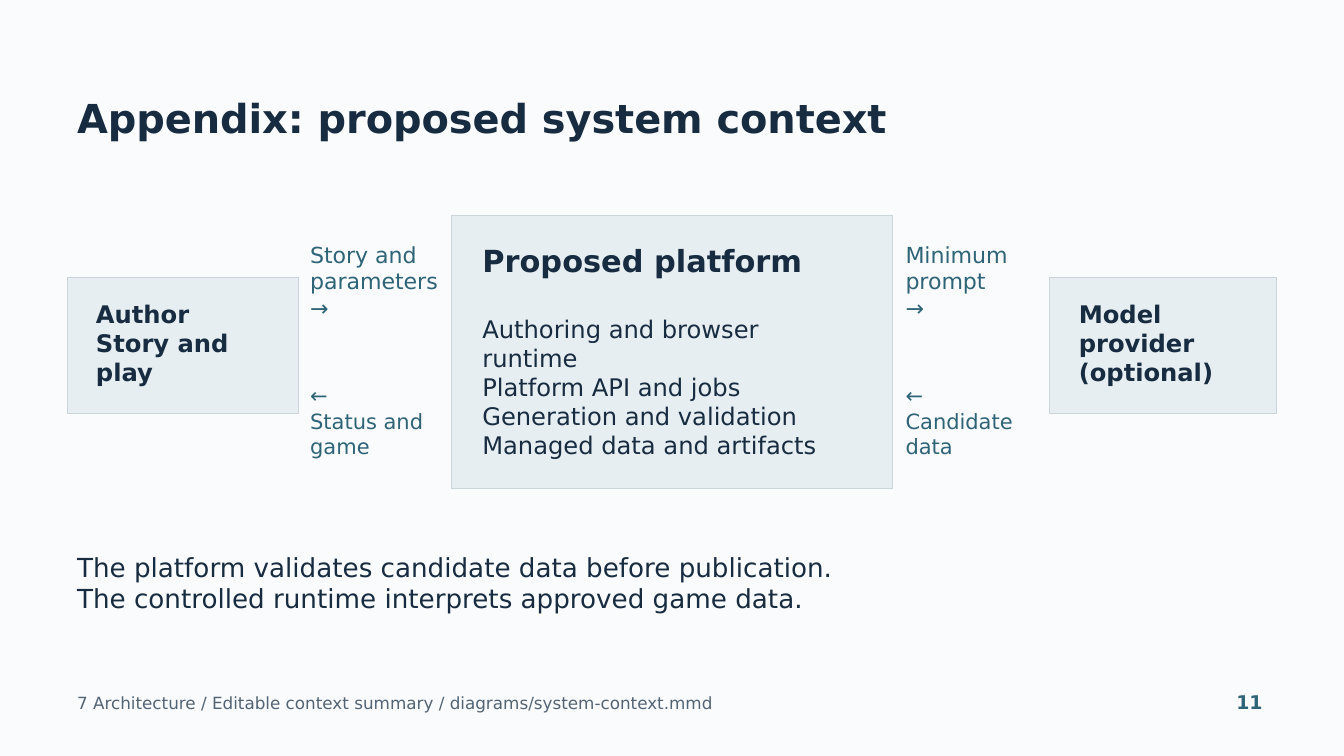
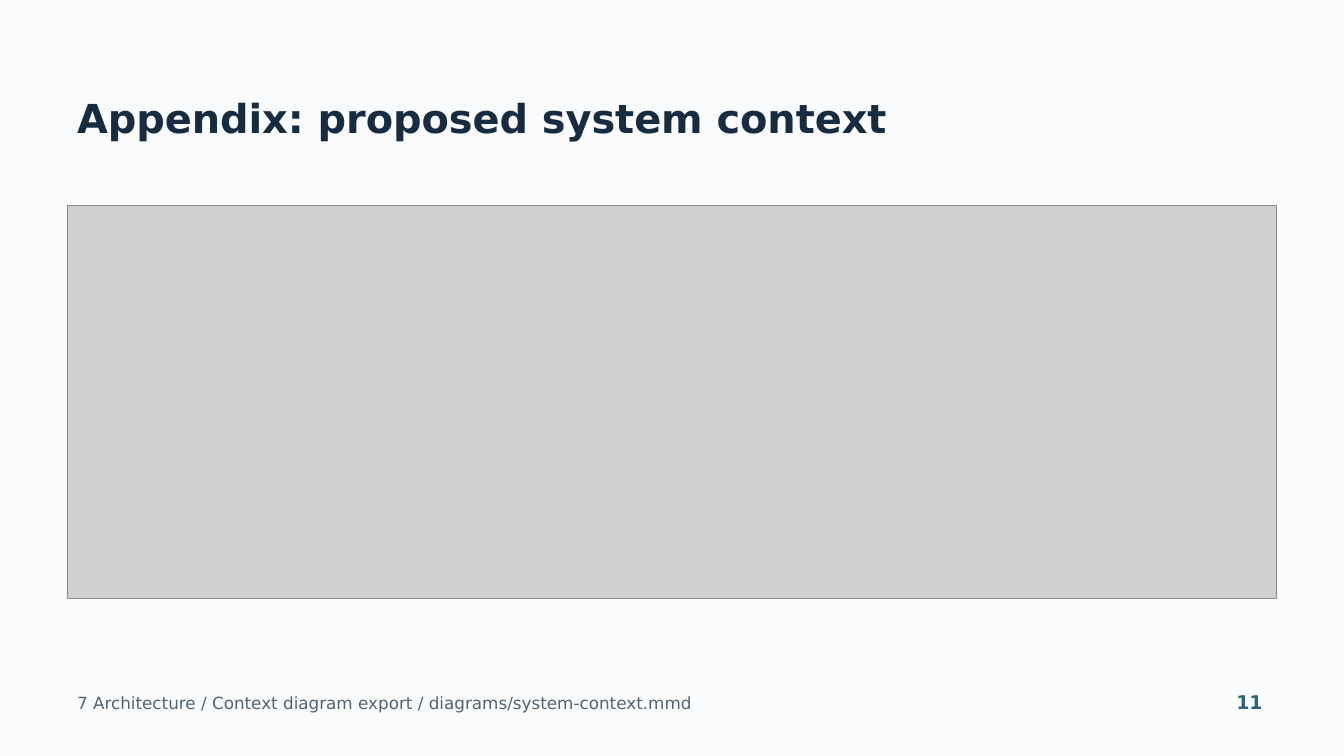
Before and after one commit to lastnurik/diploma, a slide deck: slide 11 of submission/diploma-final-presentation.pptx. Drawn at 1344x756 pixels with LibreOffice and Linux fonts; fonts in the diff are those of the drawing; grey boxes stand for pictures. Boxes give left, top, right and bottom in pixels: in the first picture for what was removed or moved away, otherwise in the second. Text is boxed around its words. In the diff, an @@ line names an element or a change of style, - is before the commit and + after.

```diff
--- a/submission/diploma-final-presentation.pptx
+++ b/submission/diploma-final-presentation.pptx
@@ picture added at <box>68,206,1276,599</box> @@
@@ rectangle removed at <box>452,216,893,489</box> @@
@@ text removed at <box>310,246,438,294</box> @@
-Story and
-parameters
-→
@@ text removed at <box>482,249,802,278</box> @@
-Proposed platform
@@ text removed at <box>906,246,1008,294</box> @@
-Minimum
-prompt
-→
@@ rectangle removed at <box>68,277,298,413</box> @@
@@ rectangle removed at <box>1051,277,1277,413</box> @@
@@ text removed at <box>96,304,229,387</box> @@
-Author
-Story and play
@@ text removed at <box>482,319,817,459</box> @@
-Authoring and browser runtime
-Platform API and jobs
-Generation and validation
-Managed data and artifacts
@@ text removed at <box>1079,304,1213,386</box> @@
-Model provider
-(optional)
@@ text removed at <box>310,413,423,459</box> @@
-←
-Status and
-game
@@ text removed at <box>906,413,1013,455</box> @@
-←
-Candidate
-data
@@ text removed at <box>77,557,832,613</box> @@
-The platform validates candidate data before publication.
-The controlled runtime interprets approved game data.
@@ text at <box>77,696,692,713</box>: text changed @@
-7 Architecture / Editable context summary / diagrams/system-context.mmd
+7 Architecture / Context diagram export / diagrams/system-context.mmd
```
Also in this commit, not shown: 6 other slides changed, 2 slides added, 2 slides removed, 14 other files.
